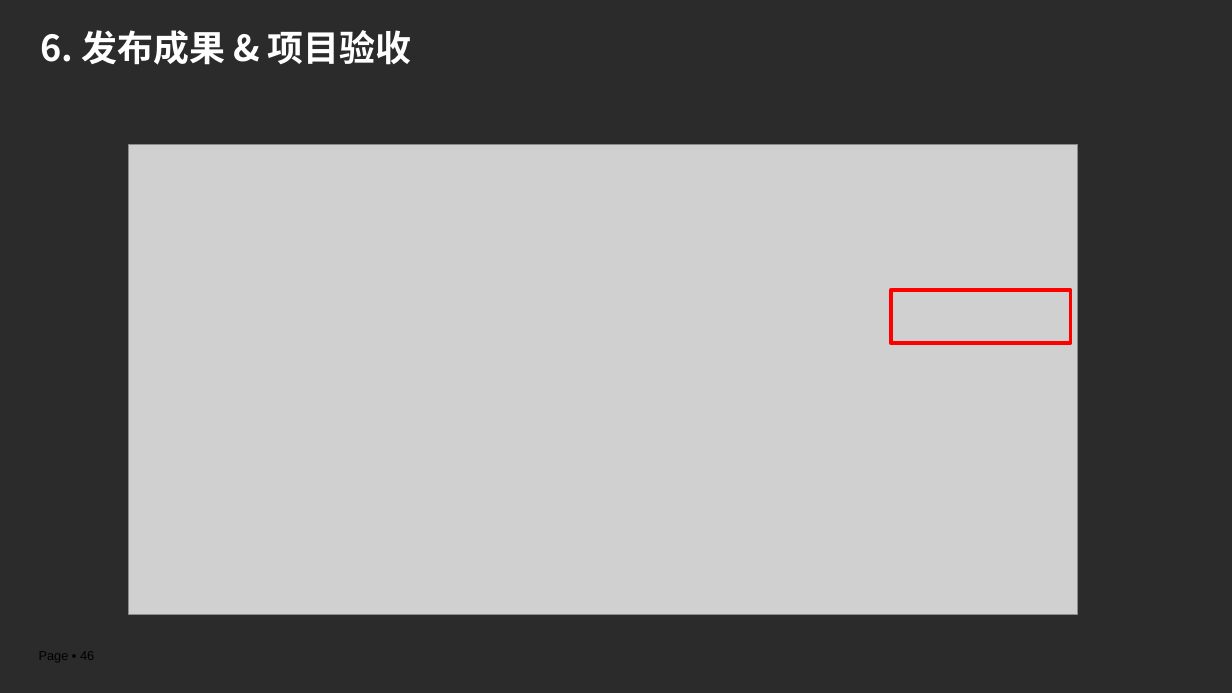
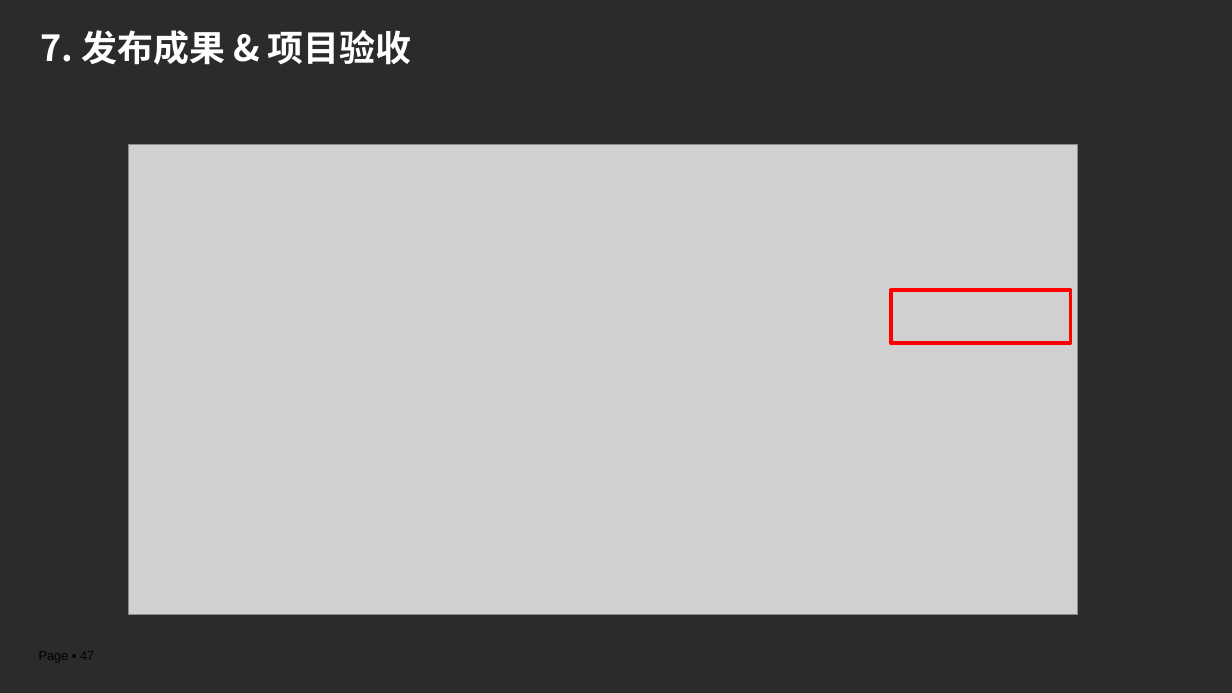
Before and after one commit to edu2act/course-IT-Project-Management, a slide deck: slide 47 of materials/slides/ch04.pptx (slide 46 before the commit). Drawn at 1232x693 pixels with LibreOffice and Linux fonts; fonts in the diff are those of the drawing; grey boxes stand for pictures; background and template pictures are left out; a plain dark background stands for a picture behind light text. Boxes give left, top, right and bottom in pixels: in the first picture for what was removed or moved away, otherwise in the second. Text is boxed around its words. In the diff, an @@ line names an element or a change of style, - is before the commit and + after.

```diff
--- a/materials/slides/ch04.pptx
+++ b/materials/slides/ch04.pptx
@@ title at (x1=40, y1=30, x2=412, y2=65): text changed @@
-6. 发布成果 & 项目验收
+7. 发布成果 & 项目验收
@@ page number at (x1=39, y1=654, x2=94, y2=661): text changed @@
-Page ▪ 46
+Page ▪ 47
```
Also in this commit, not shown: 7 other slides changed, 2 slides added, 1 slide removed, 2 other files.
